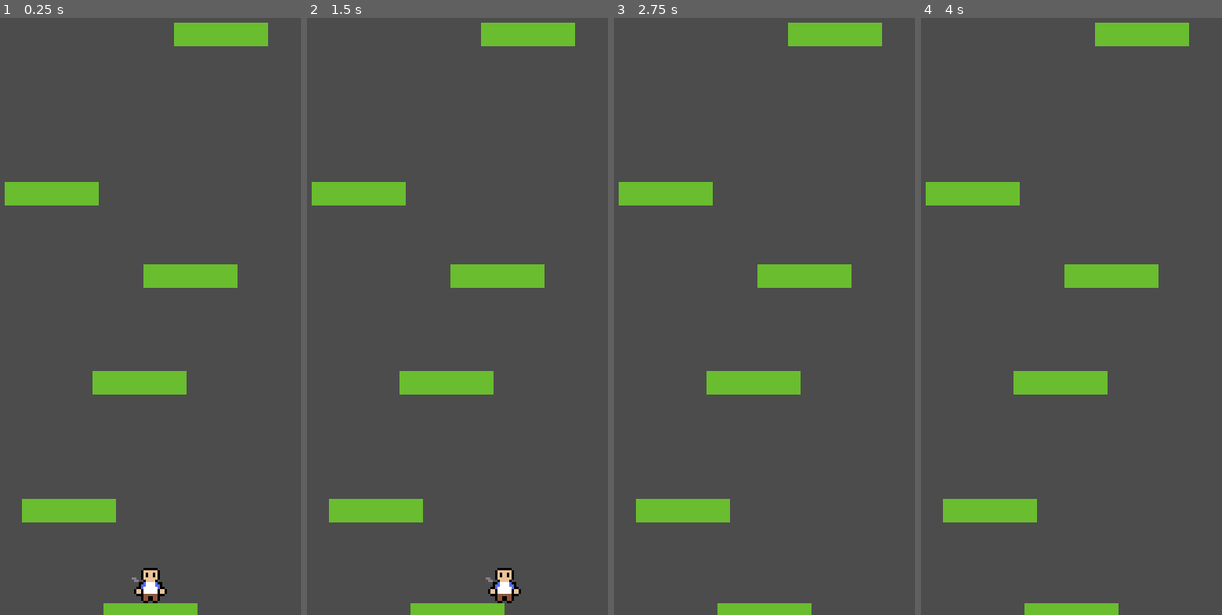
Above: before the commit, frames 1-4 (left to right).
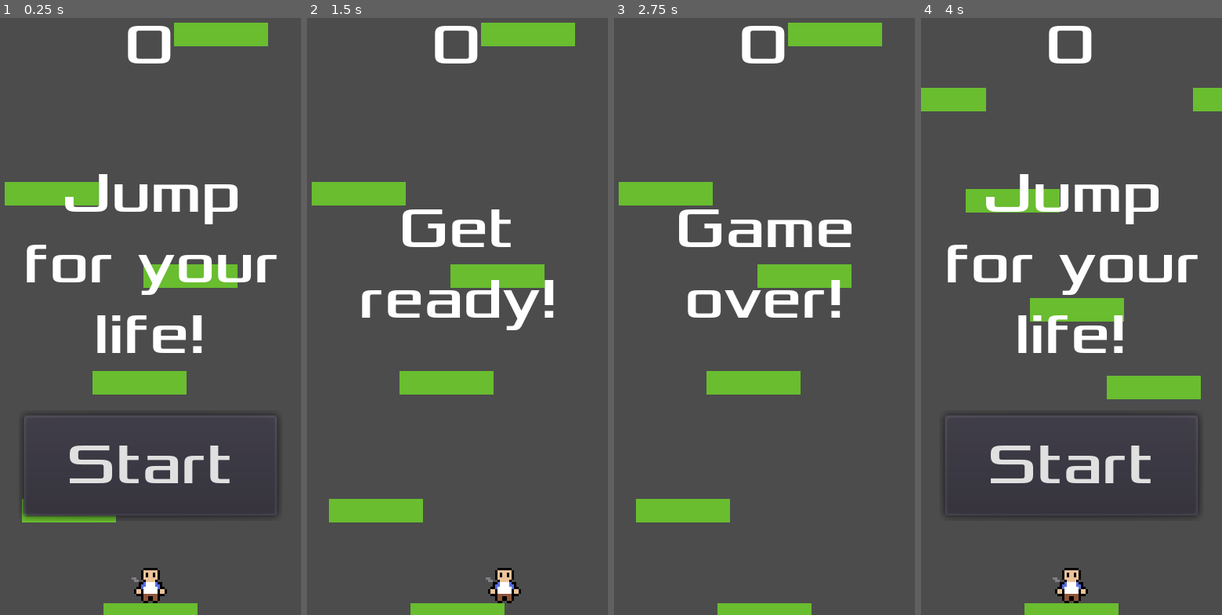
Above: after the commit, the same moments.

Repository: gmatiukhin/joodle-dump
Game: Godot game, scene res://Game/Game.tscn
Two runs of this game, one before a commit and one after it. Both use one fixed random seed, a clock stepped at 60 frames per second and the inputs below. Before the commit the project starts from res://Game.tscn.
Inputs (mouse positions are in pixels of both pictures, inside the frame that each line leads up to):
- Up to frame 1 (0.25 s): no input
- Up to frame 2 (1.5 s): click (457, 465) at 0.5 s, where only the run after the commit has a clickable "Start"; tap Enter at 1.25 s; hold D (move_right) from 1.28 s (still down); hold W (jump) from 1.28 s (still down)
- Up to frame 3 (2.75 s): keep holding D (move_right); release W (jump) at 2.03 s; tap W (jump) at 2.1, 2.27, 2.57 s
- Up to frame 4 (4 s): tap Space at 2.75 s; release D (move_right) at 2.78 s; hold A (move_left) 2.78-3.5 s; hold W (jump) 2.78-3.5 s; click (1071, 465) at 3.5 s, where only the run after the commit has a clickable "Restart"

The runs differ from the first frame. In frame 1, 7.7% of the frame differs, in the area x 7-93%, y 1-85%; in frame 2, 3.2%; in frame 3, 3.3%; in frame 4, 16%, in the area x 0-100%, y 0-99%.

Commit message:
UI, player score, fix platforms not deleting properly, game restart

Diff:
--- a/Game.tscn
+++ /dev/null
@@ -1,14 +0,0 @@
-[gd_scene load_steps=3 format=2]
-
-[ext_resource path="res://Player.tscn" type="PackedScene" id=1]
-[ext_resource path="res://PlatformSpawner.gd" type="Script" id=3]
-
-[node name="Game" type="Node2D"]
-
-[node name="Player" parent="." instance=ExtResource( 1 )]
-position = Vector2( 64, 243 )
-
-[node name="PlatformSpawner" type="Node2D" parent="."]
-script = ExtResource( 3 )
-
-[connection signal="first_jump" from="Player" to="PlatformSpawner" method="_on_Player_first_jump"]
--- /dev/null
+++ b/Game/Game.gd
@@ -0,0 +1,17 @@
+extends Node2D
+
+var top_platform := 0
+
+func _on_Player_new_platform(platform_index):
+	if platform_index > top_platform:
+		top_platform = platform_index
+		$HUD.update_score(platform_index)
+
+func start_game():
+	$HUD.show_message("Get\nready!")
+
+func game_over():
+	$HUD.show_game_over()
+
+func restart_game():
+	get_tree().reload_current_scene()
--- /dev/null
+++ b/Game/Game.tscn
@@ -0,0 +1,24 @@
+[gd_scene load_steps=5 format=2]
+
+[ext_resource path="res://Game/Game.gd" type="Script" id=1]
+[ext_resource path="res://Platforms/PlatformSpawner.gd" type="Script" id=2]
+[ext_resource path="res://Player/Player.tscn" type="PackedScene" id=3]
+[ext_resource path="res://HUD/HUD.tscn" type="PackedScene" id=4]
+
+[node name="Game" type="Node2D"]
+script = ExtResource( 1 )
+
+[node name="Player" parent="." instance=ExtResource( 3 )]
+position = Vector2( 64, 243 )
+
+[node name="PlatformSpawner" type="Node2D" parent="."]
+script = ExtResource( 2 )
+
+[node name="HUD" parent="." instance=ExtResource( 4 )]
+
+[connection signal="death" from="Player" to="." method="game_over"]
+[connection signal="first_jump" from="Player" to="PlatformSpawner" method="_on_Player_first_jump"]
+[connection signal="new_platform" from="Player" to="." method="_on_Player_new_platform"]
+[connection signal="ignore_input" from="HUD" to="Player" method="_on_HUD_ignore_input"]
+[connection signal="restart_game" from="HUD" to="." method="restart_game"]
+[connection signal="start_game" from="HUD" to="." method="start_game"]
--- /dev/null
+++ b/Game/Globals.gd
@@ -0,0 +1,4 @@
+extends Node
+
+# We don't delete platforms or player immediately after they leave the screen
+const GRACE_MARGIN = 40
--- /dev/null
+++ b/HUD/HUD.gd
@@ -0,0 +1,33 @@
+extends CanvasLayer
+
+signal start_game
+signal restart_game
+signal ignore_input(val)
+
+func show_message(text):
+	$Message.text = text
+	$Message.show()
+	$MessageTimer.start()
+
+func show_game_over():
+	show_message("Game\nover!")
+	# Wait until the MessageTimer has counted down.
+	yield(get_tree().create_timer(1.0), "timeout")
+	$Message.show()
+	$RestartButton.show()
+
+func update_score(score):
+	$ScoreLabel.text = str(score)
+
+func _on_MessageTimer_timeout():
+	$Message.hide()
+	emit_signal("ignore_input", false)
+
+func _on_StartButton_pressed():
+	$StartButton.hide()
+	emit_signal("start_game")
+	emit_signal("ignore_input", true)
+
+func _on_RestartButton_pressed():
+	$RestartButton.hide()
+	emit_signal("restart_game")
--- /dev/null
+++ b/HUD/HUD.tscn
@@ -0,0 +1,76 @@
+[gd_scene load_steps=5 format=2]
+
+[ext_resource path="res://HUD/HUD.gd" type="Script" id=1]
+[ext_resource path="res://HUD/Xolonium-Regular.otf" type="DynamicFontData" id=2]
+
+[sub_resource type="DynamicFont" id=1]
+size = 24
+font_data = ExtResource( 2 )
+
+[sub_resource type="DynamicFont" id=2]
+size = 24
+font_data = ExtResource( 2 )
+
+[node name="HUD" type="CanvasLayer"]
+script = ExtResource( 1 )
+
+[node name="ScoreLabel" type="Label" parent="."]
+anchor_left = 0.5
+anchor_right = 0.5
+margin_left = -14.0
+margin_right = 14.0
+margin_bottom = 28.0
+custom_fonts/font = SubResource( 1 )
+text = "0"
+align = 1
+valign = 1
+
+[node name="Message" type="Label" parent="."]
+anchor_left = 0.5
+anchor_top = 0.352
+anchor_right = 0.5
+anchor_bottom = 0.352
+margin_left = -55.0
+margin_top = -28.112
+margin_right = 55.0
+margin_bottom = 61.888
+rect_pivot_offset = Vector2( 424, 190.888 )
+custom_fonts/font = SubResource( 1 )
+text = "Jump
+for your
+life!"
+align = 1
+valign = 1
+
+[node name="StartButton" type="Button" parent="."]
+anchor_left = 0.5
+anchor_top = 1.0
+anchor_right = 0.5
+anchor_bottom = 1.0
+margin_left = -54.0
+margin_top = -85.0
+margin_right = 54.0
+margin_bottom = -42.0
+custom_fonts/font = SubResource( 2 )
+text = "Start"
+
+[node name="RestartButton" type="Button" parent="."]
+visible = false
+anchor_left = 0.5
+anchor_top = 1.0
+anchor_right = 0.5
+anchor_bottom = 1.0
+margin_left = -58.0
+margin_top = -85.0
+margin_right = 58.0
+margin_bottom = -42.0
+custom_fonts/font = SubResource( 2 )
+text = "Restart"
+
+[node name="MessageTimer" type="Timer" parent="."]
+wait_time = 2.0
+one_shot = true
+
+[connection signal="pressed" from="StartButton" to="." method="_on_StartButton_pressed"]
+[connection signal="pressed" from="RestartButton" to="." method="_on_RestartButton_pressed"]
+[connection signal="timeout" from="MessageTimer" to="." method="_on_MessageTimer_timeout"]
--- a/Platform.tscn
+++ b/Platforms/Platform.tscn
@@ -1,11 +1,11 @@
 [gd_scene load_steps=3 format=2]
 
-[ext_resource path="res://Ground.png" type="Texture" id=1]
+[ext_resource path="res://Platforms/Ground.png" type="Texture" id=1]
 
 [sub_resource type="RectangleShape2D" id=1]
 extents = Vector2( 20, 5 )
 
-[node name="Platform" type="StaticBody2D"]
+[node name="Platform" type="StaticBody2D" groups=["platforms"]]
 
 [node name="CollisionShape2D" type="CollisionShape2D" parent="."]
 shape = SubResource( 1 )
--- a/PlatformSpawner.gd
+++ b/Platforms/PlatformSpawner.gd
@@ -1,7 +1,7 @@
 extends Node2D
 
 var rng = RandomNumberGenerator.new()
-var platform_preload = preload("res://Platform.tscn")
+var platform_preload = preload("res://Platforms/Platform.tscn")
 onready var viewport := get_viewport_rect().size
 
 const Y_SCATTER = 20
@@ -17,6 +17,8 @@
 onready var platform_elevation_delta = viewport.y / NUM_PLATFORMS_PER_SCREEN
 
 var are_platforms_moving := false
+
+var platform_index := 0
 
 # Generates new platform above the screen
 func generate_platform():
@@ -40,22 +42,24 @@
 		spawn_platform(platform_position)
 
 func spawn_platform(pos: Vector2, duplicate := true):
-	print(pos)
 	var platform1 = platform_preload.instance() as StaticBody2D
 	platform1.position = pos
+	platform1.name = String(platform_index)
 
 	last_platform_x = pos.x
 	last_platform_y = pos.y
 
-	add_child(platform1)
+	add_child(platform1, true)
 
 	# Spawn a second platform to the side, so that wrapping is be possible
 	if duplicate:
 		var platform2 = platform_preload.instance() as StaticBody2D
 		var wrap_offset = viewport.x * (1 if pos.x < viewport.x / 2 else -1)
 		platform2.position = pos + Vector2(wrap_offset, 0)
+		platform2.name = String(platform_index)
 
-		add_child(platform2)
+		add_child(platform2, true)
+	platform_index += 1
 
 # Called when the node enters the scene tree for the first time.
 func _ready():
@@ -67,8 +71,7 @@
 	var children = get_children()
 	for child in children:
 		var platform = child as StaticBody2D
-		if platform.position.y < -1 * viewport.y:
-			print(platform.name)
+		if platform.position.y > viewport.y + Globals.GRACE_MARGIN:
 			child.queue_free()
 
 # Moves platforms down with constant speed
--- a/Player.gd
+++ b/Player/Player.gd
@@ -13,9 +13,15 @@
 var velocity = Vector2()
 
 onready var gravity = ProjectSettings.get_setting("physics/2d/default_gravity")
+onready var viewport := get_viewport_rect().size
 
 signal first_jump
 var is_first_jump_emited := false
+
+signal new_platform(platform_index)
+signal death
+
+var ignore_input := false
 
 func _physics_process(delta):
 	# Horizontal movement code
@@ -23,10 +29,10 @@
 	# Change position.x directly for precise controls
 	position.x += walk * delta
 	# Wrap screen border
-	position.x = wrapf(position.x, 0, get_viewport_rect().size.x)
+	position.x = wrapf(position.x, 0, viewport.x)
 
 	# Jumping controls
-	if is_on_floor():
+	if is_on_floor() and not ignore_input:
 		if Input.is_action_pressed("jump"):
 			charge *= CHARGE_MODIFIER
 			charge = clamp(charge, 1, 4)
@@ -46,3 +52,16 @@
 
 	# Move based on the velocity and snap to the ground.
 	velocity = move_and_slide_with_snap(velocity, Vector2.DOWN, Vector2.UP)
+
+	# Process collisions with platforms
+	var collision = get_last_slide_collision()
+	if collision != null and is_on_floor():
+		emit_signal("new_platform", int(collision.collider.name))
+
+	if position.y > viewport.y + Globals.GRACE_MARGIN:
+		emit_signal("death")
+		self.queue_free()
+
+
+func _on_HUD_ignore_input(val):
+	ignore_input = val
--- a/Player.tscn
+++ b/Player/Player.tscn
@@ -1,7 +1,7 @@
 [gd_scene load_steps=4 format=2]
 
-[ext_resource path="res://Player.gd" type="Script" id=1]
-[ext_resource path="res://Joodler.png" type="Texture" id=2]
+[ext_resource path="res://Player/Player.gd" type="Script" id=1]
+[ext_resource path="res://Player/Joodler.png" type="Texture" id=2]
 
 [sub_resource type="RectangleShape2D" id=1]
 extents = Vector2( 7, 8 )
--- a/project.godot
+++ b/project.godot
@@ -11,8 +11,12 @@
 [application]
 
 config/name="Joodle Dump"
-run/main_scene="res://Game.tscn"
+run/main_scene="res://Game/Game.tscn"
 config/icon="res://icon.png"
+
+[autoload]
+
+Globals="*res://Game/Globals.gd"
 
 [display]
 
Binary file added: HUD/Xolonium-Regular.otf
Renamed: Ground.png -> Platforms/Ground.png
Not shown, changed: Platforms/Ground.png.import
Renamed: Joodler.png -> Player/Joodler.png
Not shown, changed: Player/Joodler.png.import
